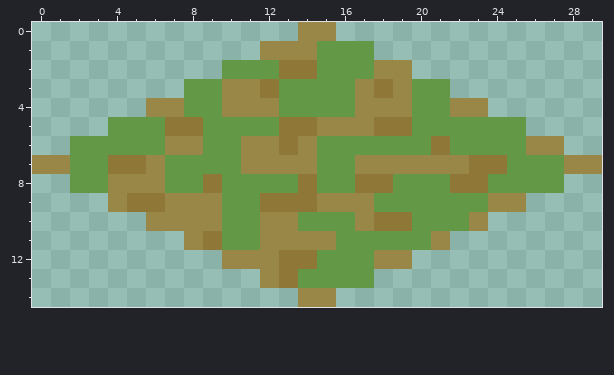
File history of a pixel-art sprite, city-sim/src/main/resources/org/exolin/citysim/grass/5.png. Above, as it was before the edit.
The file is 30x15 pixels.
After:
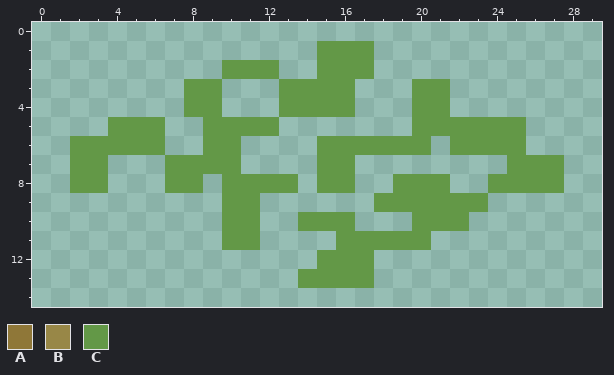
Palette (. is transparent): A #8f7738  B #988747  C #639847
From old to new:
@@ x 0..29 @@
- 0 ..............BB..............
- 1 ............BBBCCC............
- 2 ..........CCCAACCCBB..........
- 3 ........CCBBACCCCBABCC........
- 4 ......BBCCBBBCCCCBBBCCBB......
- 5 ....CCCAACCCCAABBBAACCCCCC....
- 6 ..CCCCCBBCCBBABCCCCCCACCCCBB..
- 7 BBCCAABCCCCBBBBCCBBBBBBAACCCBB
- 8 ..CCBBBCCACCCCACCAACCCAACCCC..
- 9 ....BAABBBCCAAABBBCCCCCCBB....
-10 ......BBBBCCBBCCCBAACCCB......
-11 ........BACCBBBBCCCCCB........
-12 ..........BBBAACCCBB..........
-13 ............BACCCC............
-14 ..............BB..............
+ 0 ..............................
+ 1 ...............CCC............
+ 2 ..........CCC..CCC............
+ 3 ........CC...CCCC...CC........
+ 4 ........CC...CCCC...CC........
+ 5 ....CCC..CCCC.......CCCCCC....
+ 6 ..CCCCC..CC....CCCCCC.CCCC....
+ 7 ..CC...CCCC....CC........CCC..
+ 8 ..CC...CC.CCCC.CC..CCC..CCCC..
+ 9 ..........CC......CCCCCC......
+10 ..........CC..CCC...CCC.......
+11 ..........CC....CCCCC.........
+12 ...............CCC............
+13 ..............CCCC............
+14 ..............................
Pixel boxes of the changes (left, top, right, bottom) in both pictures:
erased: (32, 22, 602, 307)
